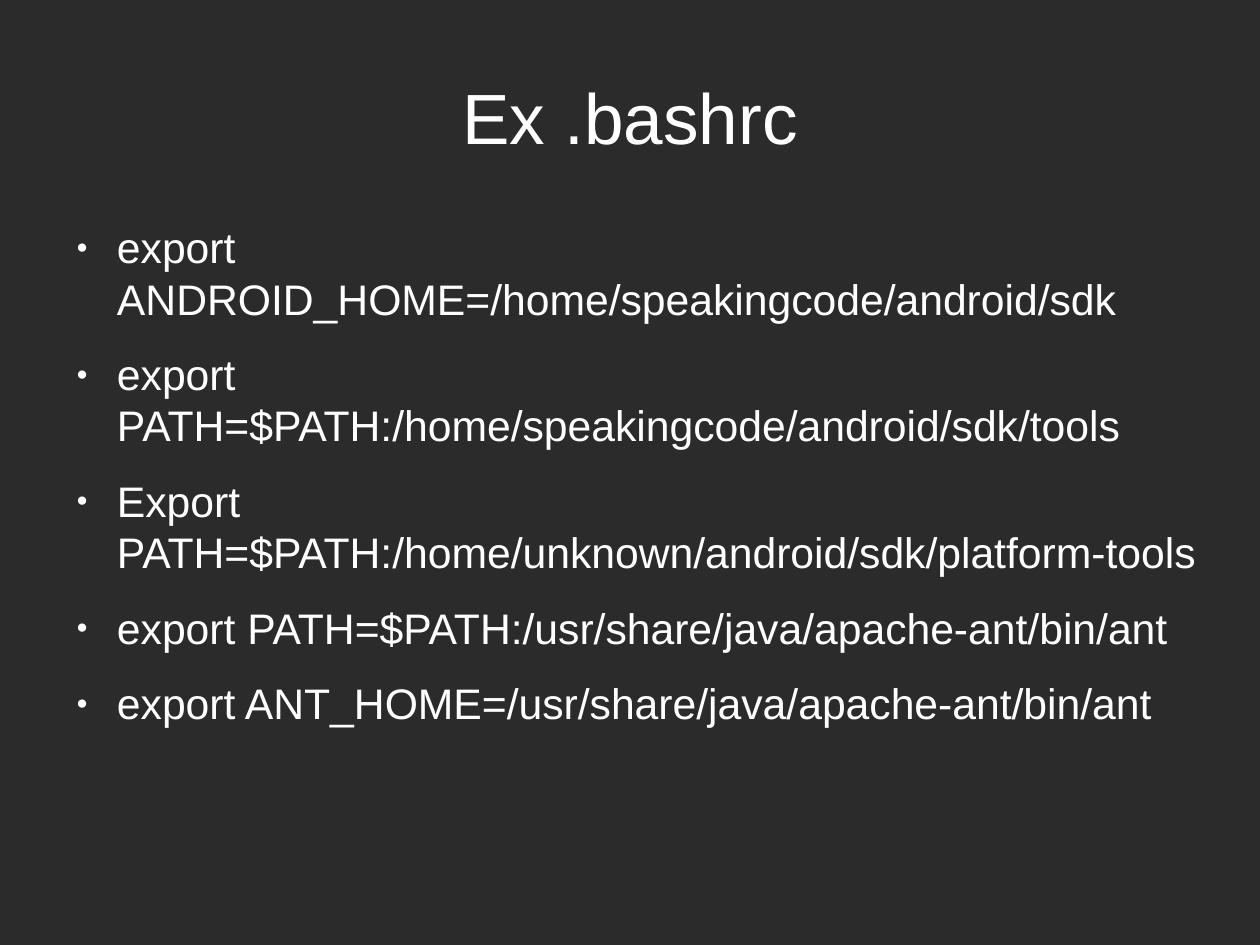
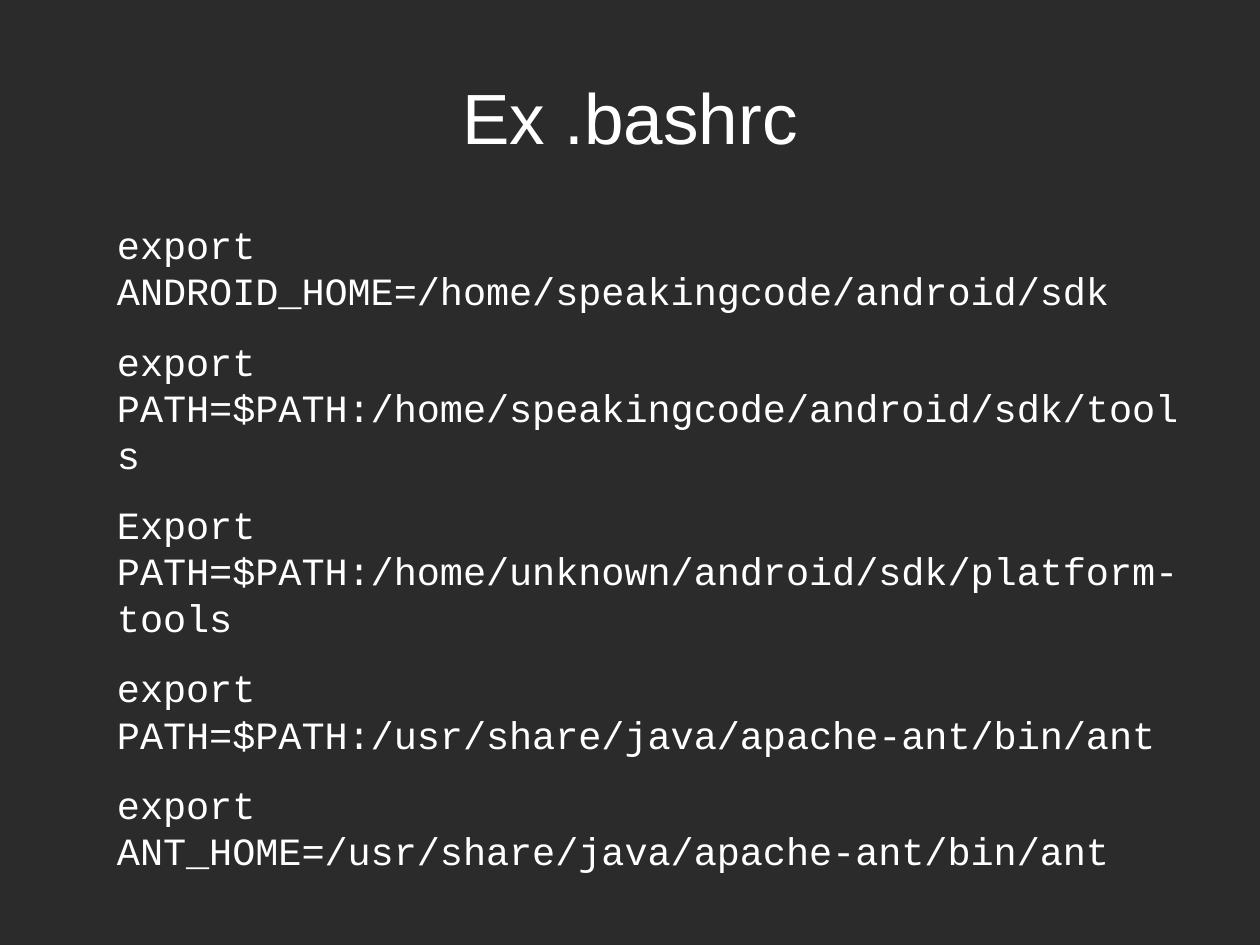
Before and after one commit to speakingcode/pres-ruboto, a slide deck: slide 9 of pres-ruboto.odp. Drawn at 1260x945 pixels with LibreOffice and Linux fonts; fonts in the diff are those of the drawing; background and template pictures are left out; a plain dark background stands for a picture behind light text. Boxes give left, top, right and bottom in pixels: in the first picture for what was removed or moved away, otherwise in the second. Text is boxed around its words. In the diff, an @@ line names an element or a change of style, - is before the commit and + after.

```diff
--- a/pres-ruboto.odp
+++ b/pres-ruboto.odp
@@ text "export ANDROID_HOME=/home/speakingcode/android/sdk" at bbox=[117, 233, 1178, 873]: size 26.9 to 24.3 pt, font Arial to Courier New; bullet ● to none @@
```
Also in this commit, not shown: 6 other slides changed, 9 slides added, 1 slide removed.
